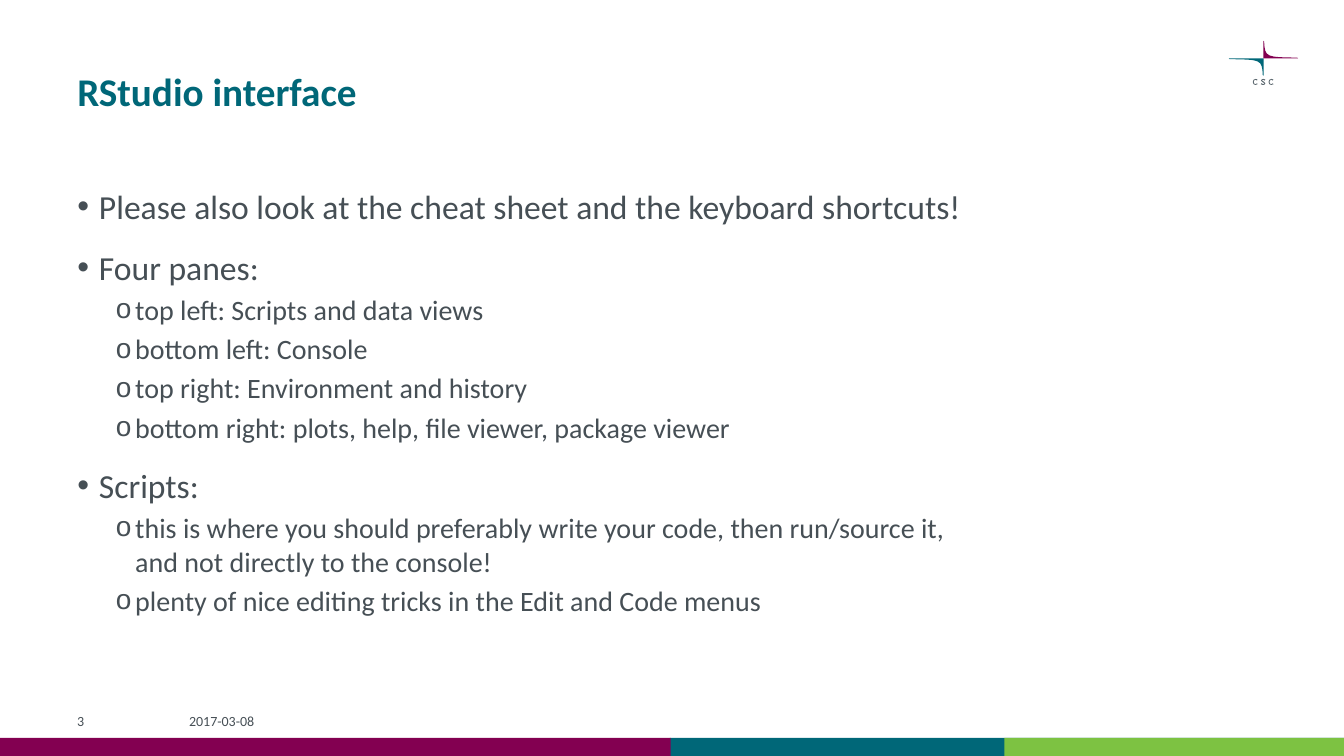
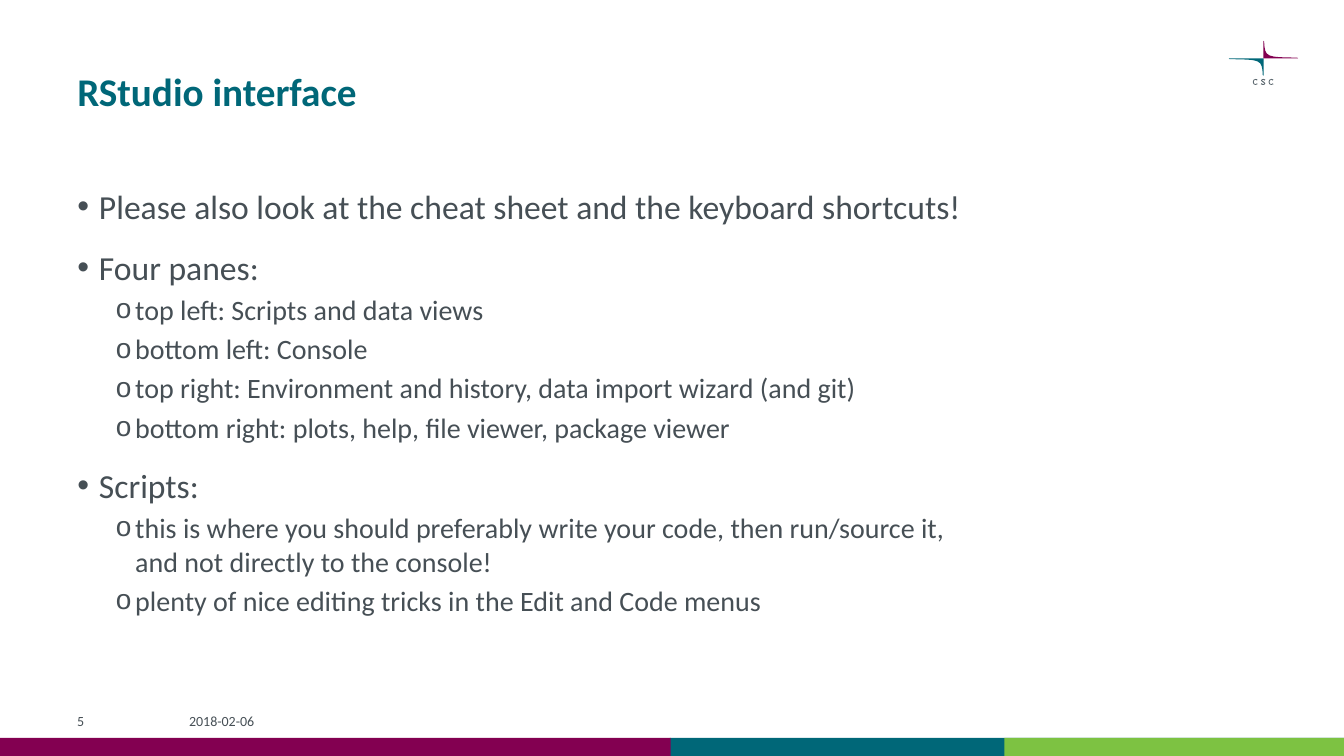
Before and after one commit to csc-training/wrangling-with-R, a slide deck: slide 5 of wrangling_with_r.pptx (slide 3 before the commit). Drawn at 1344x756 pixels with LibreOffice and Linux fonts; fonts in the diff are those of the drawing. Boxes give left, top, right and bottom in pixels: in the first picture for what was removed or moved away, otherwise in the second. Text is boxed around its words. In the diff, an @@ line names an element or a change of style, - is before the commit and + after.

```diff
--- a/wrangling_with_r.pptx
+++ b/wrangling_with_r.pptx
@@ text at box(135, 377, 855, 403): text changed @@
-  o top right: Environment and history
+  o top right: Environment and history, data import wizard (and git)
@@ page number at box(77, 717, 84, 726): text changed @@
-3
+5
@@ text at box(189, 716, 254, 726): text changed @@
-2017-03-08
+2018-02-06
```
Also in this commit, not shown: 12 other slides changed, 21 slides added, 1 slide removed, 6 other files.
